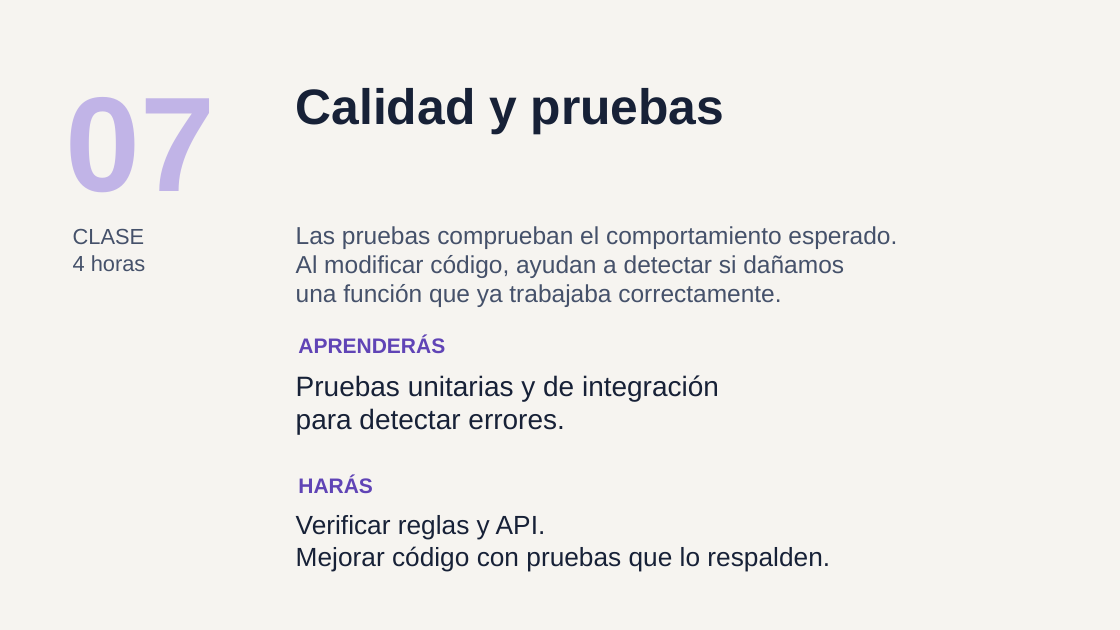
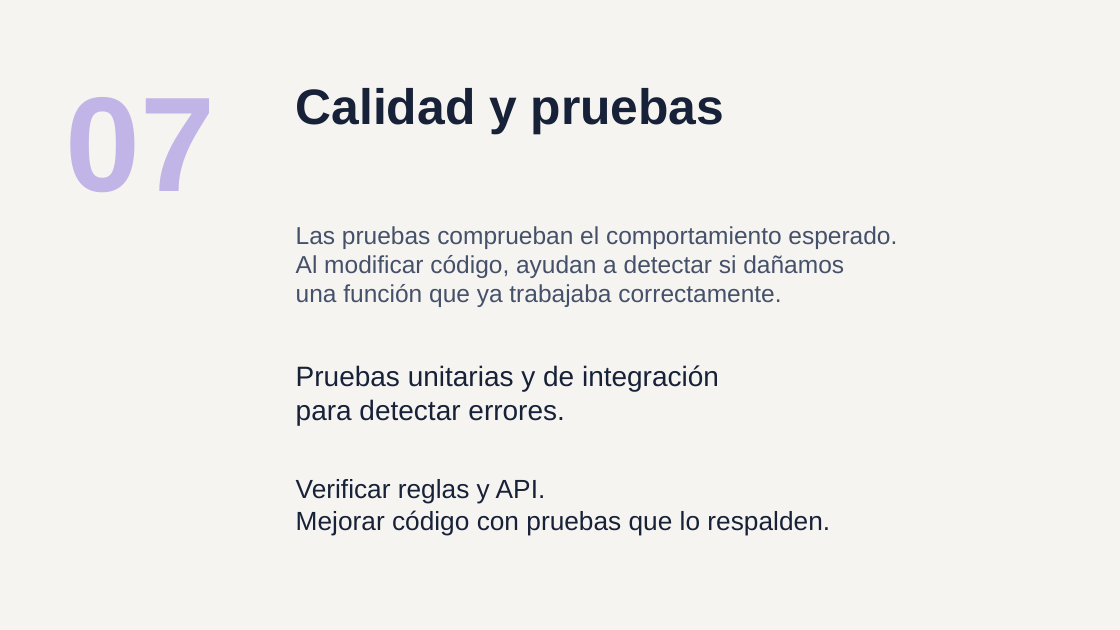
Before and after one commit to ychavez/CursoNETIA, a slide deck: slide 16 of instructor/clases/00-presentacion-alumnos.pptx. Drawn at 1120x630 pixels with LibreOffice and Linux fonts; fonts in the diff are those of the drawing. Boxes give left, top, right and bottom in pixels: in the first picture for what was removed or moved away, otherwise in the second. Text is boxed around its words. In the diff, an @@ line names an element or a change of style, - is before the commit and + after.

Commit message:
Quita rotulos de clase y objetivos de la presentacion

```diff
--- a/instructor/clases/00-presentacion-alumnos.pptx
+++ b/instructor/clases/00-presentacion-alumnos.pptx
@@ text removed at (73,229,146,271) @@
-CLASE
-4 horas
@@ text "Pruebas unitarias y de integración": place and size @@
-text "Pruebas unitarias y de integración" at (296,375,719,435)
+text "Pruebas unitarias y de integración" at (296,365,719,425)
@@ text removed at (298,336,445,353) @@
-APRENDERÁS
@@ text "Verificar reglas y API.": place and size @@
-text "Verificar reglas y API." at (296,515,830,571)
+text "Verificar reglas y API." at (296,479,830,536)
@@ text removed at (298,477,373,493) @@
-HARÁS
```
Also in this commit, not shown: 9 other slides changed.
